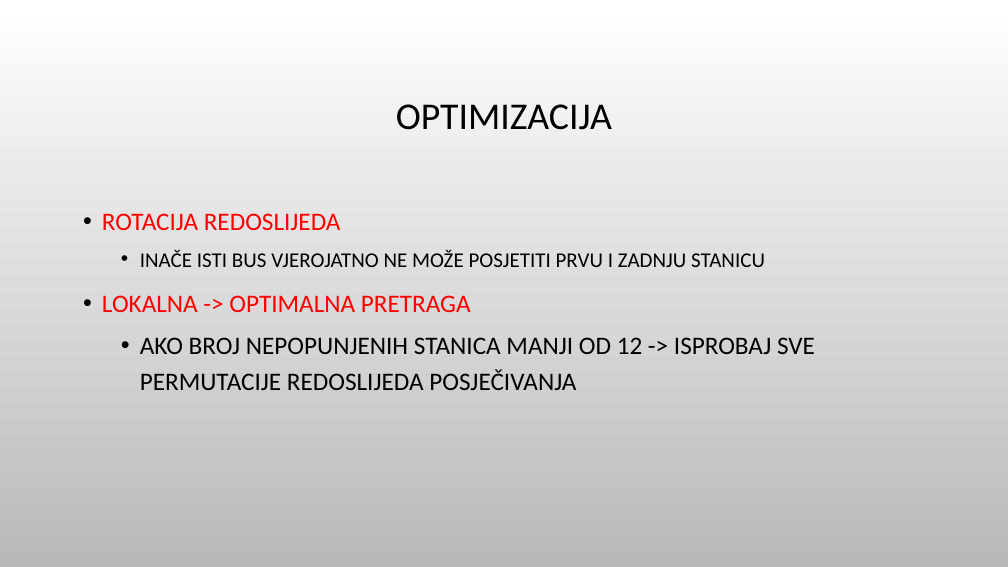
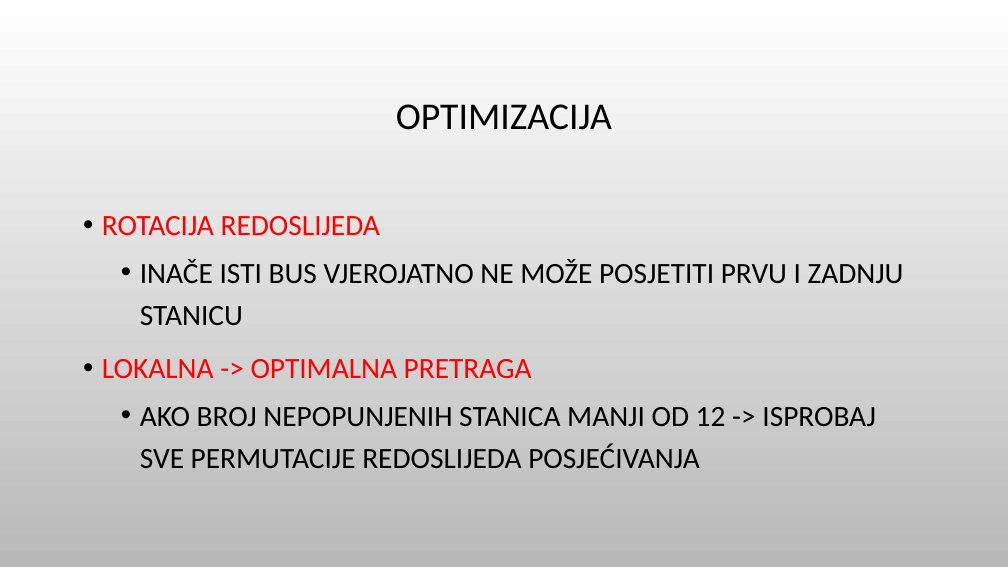
Before and after one commit to shuaiwang88/SchoolBusRouting-1, a slide deck: slide 19 of ppt/SBR.pptx. Drawn at 1008x567 pixels with LibreOffice and Linux fonts; fonts in the diff are those of the drawing; background and template pictures are left out. Boxes give left, top, right and bottom in pixels: in the first picture for what was removed or moved away, otherwise in the second. Text is boxed around its words. In the diff, an @@ line names an element or a change of style, - is before the commit and + after.

```diff
--- a/ppt/SBR.pptx
+++ b/ppt/SBR.pptx
@@ text at (x1=102, y1=216, x2=904, y2=378): size 24 to 28 pt in "ROTACIJA REDOSLIJEDA", "LOKALNA -> OPTIMALNA PRETRAGA"; size 20 to 28 pt in "INAČE ISTI BUS VJEROJATNO NE MOŽE POSJETITI ..." @@
@@ text at (x1=140, y1=407, x2=875, y2=468): text changed; size 24 to 28 pt @@
-  • AKO BROJ NEPOPUNJENIH STANICA MANJI OD 12 -> ISPROBAJ SVE PERMUTACIJE REDOSLIJEDA POSJEČIVANJA
+  • AKO BROJ NEPOPUNJENIH STANICA MANJI OD 12 -> ISPROBAJ SVE PERMUTACIJE REDOSLIJEDA POSJEĆIVANJA
```
Also in this commit, not shown: 8 other slides changed.
